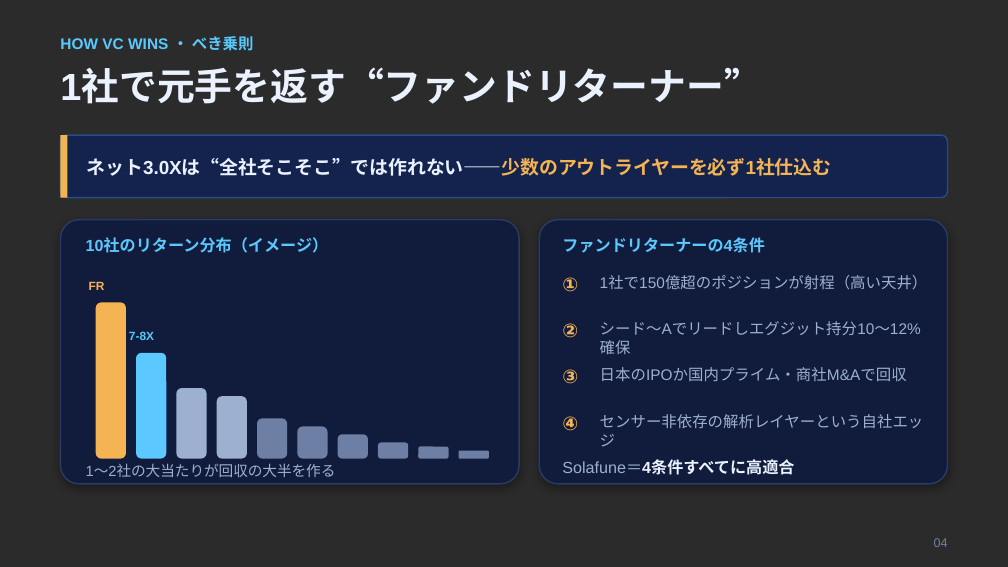
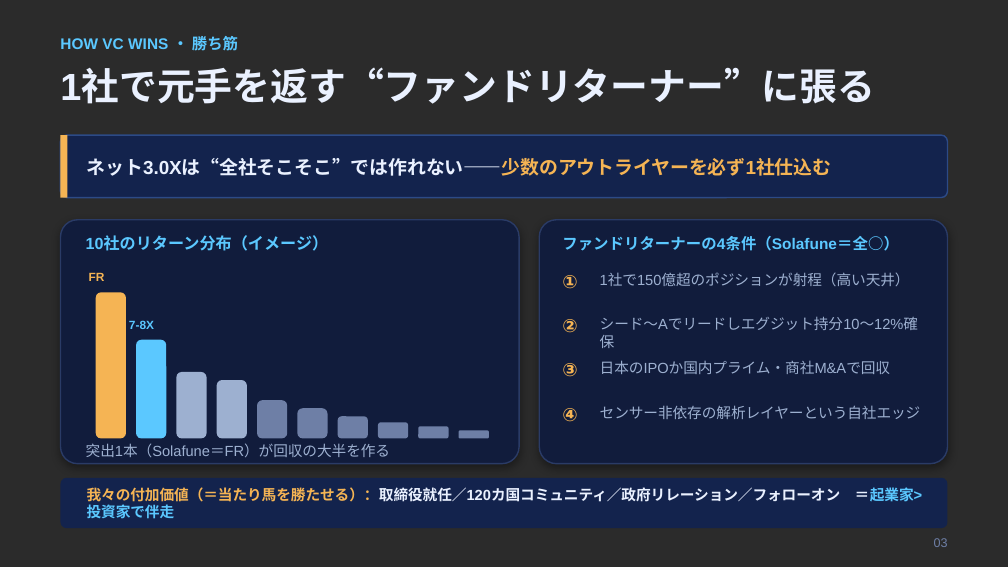
Before and after one commit to Hiroyuki-01/identity_academy_vc, a slide deck: slide 4 of outputs/05_発表スライド.pptx. Drawn at 1008x567 pixels with LibreOffice and Linux fonts; fonts in the diff are those of the drawing; background and template pictures are left out; a plain dark background stands for a picture behind light text. Boxes give left, top, right and bottom in pixels: in the first picture for what was removed or moved away, otherwise in the second. Text is boxed around its words. In the diff, an @@ line names an element or a change of style, - is before the commit and + after.

```diff
--- a/outputs/05_発表スライド.pptx
+++ b/outputs/05_発表スライド.pptx
@@ text at <box>60,36,238,51</box>: text changed @@
-HOW VC WINS ・ べき乗則
+HOW VC WINS ・ 勝ち筋
@@ text at <box>60,70,875,104</box>: text changed @@
-1社で元手を返す“ファンドリターナー”
+1社で元手を返す“ファンドリターナー”に張る
@@ rounded rectangle: place and size @@
-rounded rectangle at <box>60,220,519,484</box>
+rounded rectangle at <box>60,220,519,464</box>
@@ rounded rectangle: place and size @@
-rounded rectangle at <box>539,220,948,484</box>
+rounded rectangle at <box>539,220,948,464</box>
@@ text at <box>562,236,898,251</box>: text changed; size 11.5 to 11 pt @@
-ファンドリターナーの4条件
+ファンドリターナーの4条件（Solafune＝全○）
@@ rounded rectangle: place and size @@
-rounded rectangle at <box>96,302,126,459</box>
+rounded rectangle at <box>96,292,126,438</box>
@@ 4 texts: place and size @@
-4 texts at <box>89,282,924,447</box>
+4 texts at <box>89,273,921,422</box>
@@ rounded rectangle: place and size @@
-rounded rectangle at <box>136,353,166,459</box>
+rounded rectangle at <box>136,340,166,438</box>
@@ rounded rectangle: place and size @@
-rounded rectangle at <box>176,388,207,459</box>
+rounded rectangle at <box>176,372,207,438</box>
@@ rounded rectangle: place and size @@
-rounded rectangle at <box>217,396,247,459</box>
+rounded rectangle at <box>217,380,247,438</box>
@@ 6 rounded rectangles: place and size @@
-6 rounded rectangles at <box>257,418,489,459</box>
+6 rounded rectangles at <box>257,400,489,438</box>
@@ size 13.5 to 13 pt in 4 elements at <box>562,275,577,289</box>, <box>562,319,577,333</box>, <box>562,363,577,377</box>, <box>562,408,577,422</box> @@
@@ size 11 to 10.5 pt; line spacing 1.04 to 1.02 in 4 elements at <box>600,273,910,286</box>, <box>600,317,918,348</box>, <box>600,360,890,374</box>, <box>600,405,921,419</box> @@
@@ text at <box>86,443,390,457</box>: text changed @@
-1〜2社の大当たりが回収の大半を作る
+突出1本（Solafune＝FR）が回収の大半を作る
@@ rounded rectangle added at <box>60,478,948,528</box>, fill #13234D @@
@@ text removed at <box>562,460,794,475</box> @@
-Solafune＝4条件すべてに高適合
@@ text added at <box>87,487,923,519</box>, 10.5 pt, text #EAF1FF, bold @@
+我々の付加価値（＝当たり馬を勝たせる）：取締役就任／120カ国コミュニティ／政府リレーション／フォローオン ＝起業家>投資家で伴走
@@ text at <box>934,538,948,547</box>: text changed @@
-04
+03
```
Also in this commit, not shown: 7 other slides changed, 9 slides added, 5 slides removed, 7 other files.
